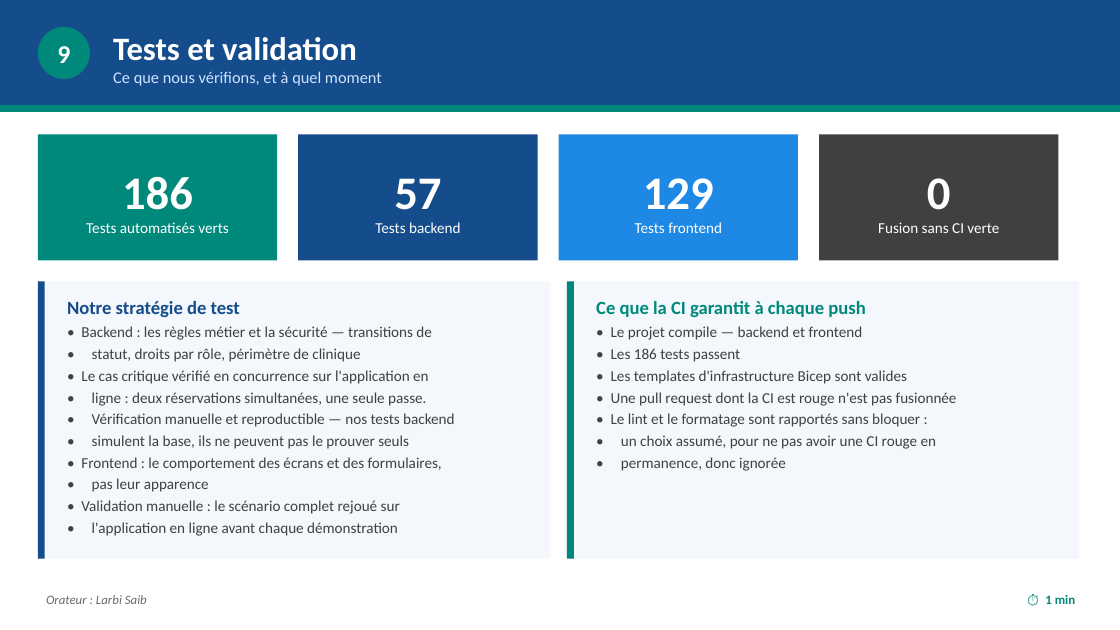
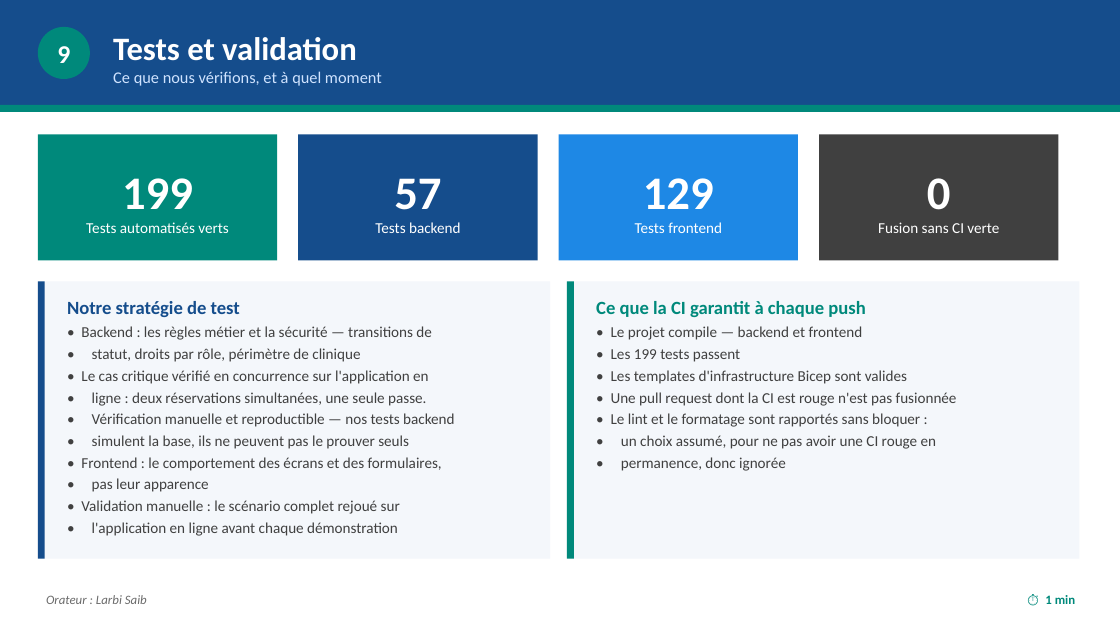
Before and after one commit to soultaka19/mediplan, a slide deck: slide 11 of docs/presentation/MediPlan-Presentation-Finale.pptx. Drawn at 1120x630 pixels with LibreOffice and Linux fonts; fonts in the diff are those of the drawing. Boxes give left, top, right and bottom in pixels: in the first picture for what was removed or moved away, otherwise in the second. Text is boxed around its words. In the diff, an @@ line names an element or a change of style, - is before the commit and + after.

```diff
--- a/docs/presentation/MediPlan-Presentation-Finale.pptx
+++ b/docs/presentation/MediPlan-Presentation-Finale.pptx
@@ text at bbox=[122, 178, 193, 209]: text changed @@
-186
+199
@@ text at bbox=[611, 349, 740, 362]: text changed @@
-• Les 186 tests passent
+• Les 199 tests passent
```
Also in this commit, not shown: 4 other slides changed, 1 other file.
